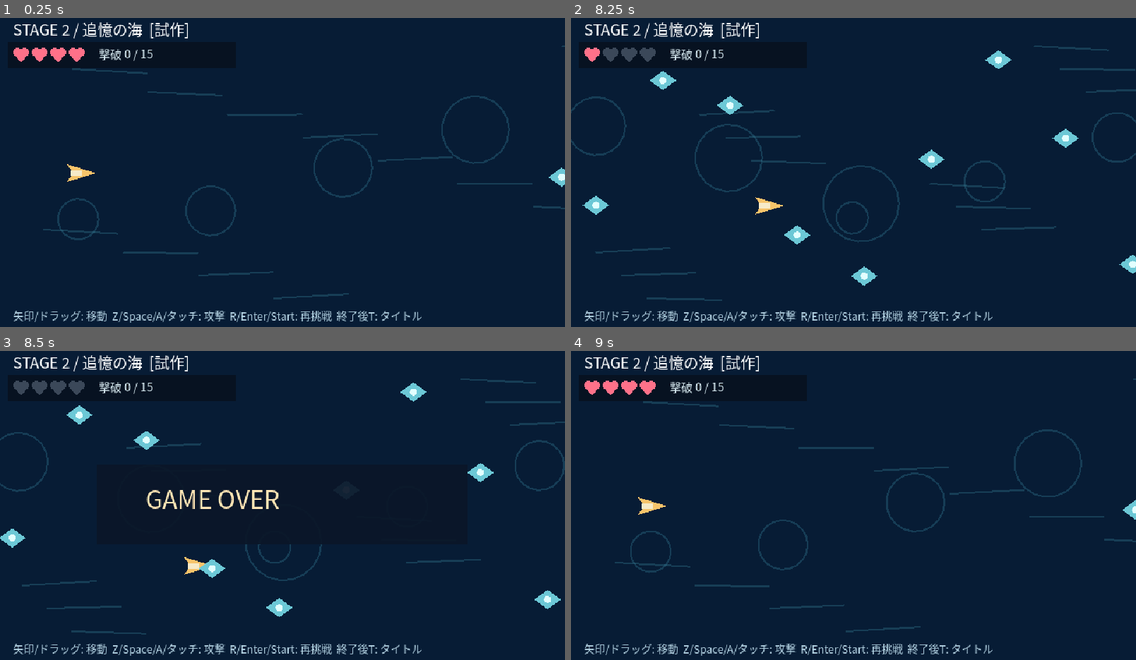
Above: before the commit, frames 1-4 (two rows, left to right).
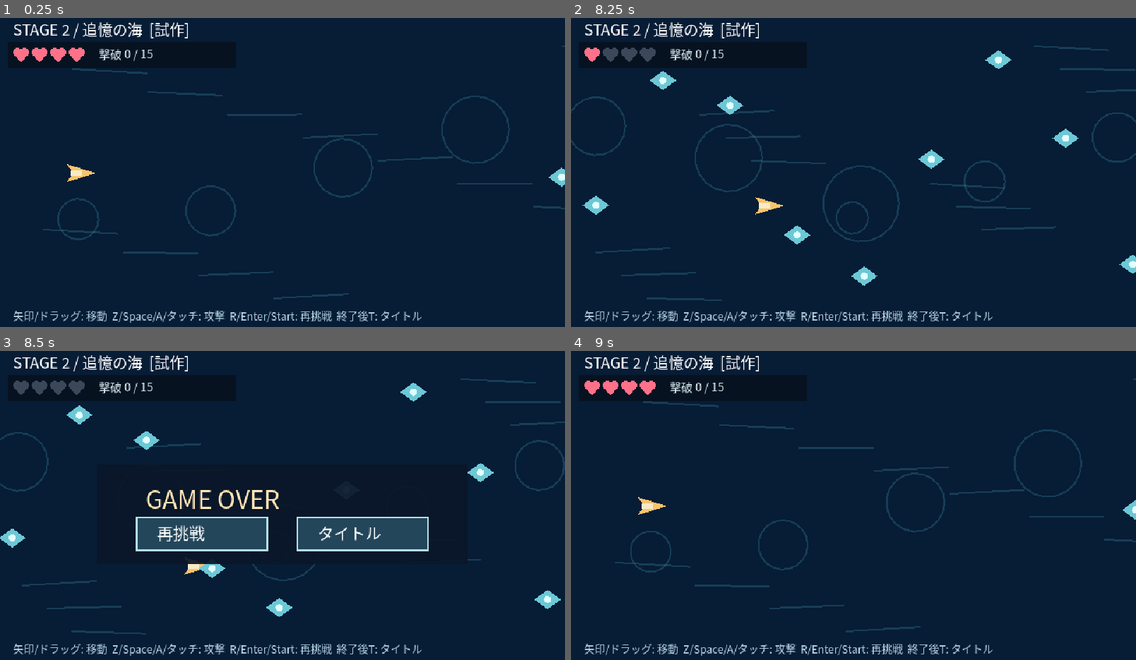
Above: after the commit, the same moments.

Repository: coshimagame/manjusyage
Game: Godot game, scene res://scenes/stage2_combat_prototype.tscn
Two runs of this game, one before a commit and one after it. Both use one fixed random seed, a clock stepped at 60 frames per second and the inputs below. This scene is started directly instead of the project's main scene.
Inputs (mouse positions are in pixels of both pictures, inside the frame that each line leads up to):
- Up to frame 1 (0.25 s): no input
- Up to frame 2 (8.25 s): tap Enter (ui_accept) at 0.5, 0.77, 3.77, 6.77 s; move the mouse to (977, 157) at 0.52 s; hold Right (ui_right) 0.53-1.25 s; tap M at 0.6 s; click (977, 157) at 0.67 s; drag from (740, 187) to (825, 237) at 1.27 s; move the mouse to (910, 104) at 2.02 s; hold Right (ui_right) 2.03-2.75 s; tap 2 at 2.1 s; drag from (825, 237) to (684, 126) at 2.77 s; move the mouse to (1023, 221) at 3.52 s; hold Left (ui_left) 3.53-4.25 s; tap H at 3.6 s; drag from (684, 126) to (768, 95) at 4.27 s; move the mouse to (881, 172) at 5.02 s; hold Down (ui_down) 5.03-5.75 s; tap P at 5.1 s; click (881, 172) at 5.17 s; drag from (768, 95) to (740, 187) at 5.77 s; move the mouse to (977, 157) at 6.52 s; hold Up (ui_up) 6.53-7.25 s; tap F at 6.6 s; drag from (740, 187) to (825, 237) at 7.27 s; move the mouse to (910, 104) at 8.02 s; hold Down (ui_down) from 8.03 s (still down); tap C at 8.1 s
- Up to frame 3 (8.5 s): keep holding Down (ui_down)
- Up to frame 4 (9 s): release Down (ui_down) at 8.75 s; tap Enter (ui_accept) at 8.75 s; drag from (825, 570) to (684, 459) at 8.77 s

Frames 1-2 are identical in both runs. In frame 3, 5.4% of the frame differs, in the area x 24-83%, y 53-69%; in frame 4, nothing differs.

Commit message:
feat(stage2): add explicit touch result actions for retry and title

Diff:
--- a/scripts/stage2_combat_prototype.gd
+++ b/scripts/stage2_combat_prototype.gd
@@ -3,6 +3,8 @@
 ## Run res://scenes/stage2_combat_prototype.tscn directly in Godot 4.6.
 const WIDTH := 640.0
 const HEIGHT := 360.0
+const RESULT_RETRY_RECT := Rect2(155, 193, 148, 37)
+const RESULT_TITLE_RECT := Rect2(337, 193, 148, 37)
 var pilot := Vector2(90, 180)
 var shots: Array[Vector2] = []
 var enemies: Array[Dictionary] = []
@@ -127,7 +129,11 @@
 func _input(event: InputEvent) -> void:
 	if event is InputEventScreenTouch:
 		if event.pressed and phase in ["won", "lost"]:
-			get_tree().reload_current_scene()
+			# Explicit result actions for mobile; never restart on an accidental tap.
+			if RESULT_RETRY_RECT.has_point(event.position):
+				get_tree().reload_current_scene.call_deferred()
+			elif RESULT_TITLE_RECT.has_point(event.position):
+				_return_to_title()
 			get_viewport().set_input_as_handled()
 		elif event.pressed and touch_finger == -1:
 			touch_finger = event.index
@@ -197,5 +203,10 @@
 		draw_string(font, Vector2(218, 109), "WARNING  /  敵主力接近", HORIZONTAL_ALIGNMENT_LEFT, -1, 17, Color("#ffb5a5"))
 	draw_string(font, Vector2(15, 347), "矢印/ドラッグ: 移動  Z/Space/A/タッチ: 攻撃  R/Enter/Start: 再挑戦  終了後T: タイトル", HORIZONTAL_ALIGNMENT_LEFT, -1, 12, Color("#b7d6e6"))
 	if phase == "won" or phase == "lost":
-		draw_rect(Rect2(110, 133, 420, 90), Color("#0a1628", 0.93))
+		draw_rect(Rect2(110, 133, 420, 113), Color("#0a1628", 0.93))
 		draw_string(font, Vector2(165, 183), "試作クリア！" if phase == "won" else "GAME OVER", HORIZONTAL_ALIGNMENT_LEFT, -1, 28, Color("#ffe6b5"))
+		for action_rect in [RESULT_RETRY_RECT, RESULT_TITLE_RECT]:
+			draw_rect(action_rect, Color("#23465b"))
+			draw_rect(action_rect, Color("#b3dfe6"), false, 2.0)
+		draw_string(font, Vector2(178, 218), "再挑戦", HORIZONTAL_ALIGNMENT_LEFT, -1, 18, Color.WHITE)
+		draw_string(font, Vector2(360, 218), "タイトル", HORIZONTAL_ALIGNMENT_LEFT, -1, 18, Color.WHITE)
